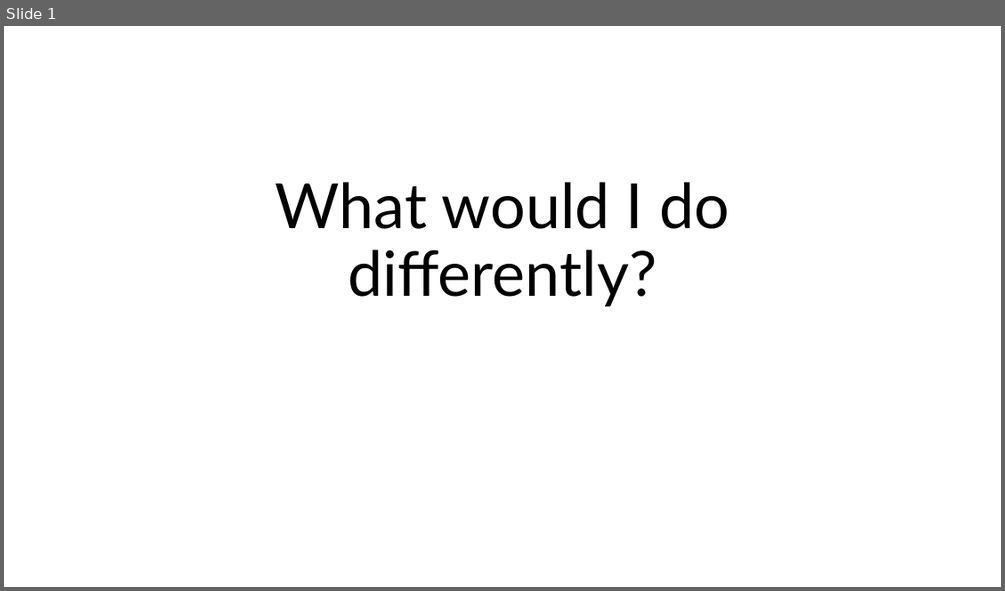
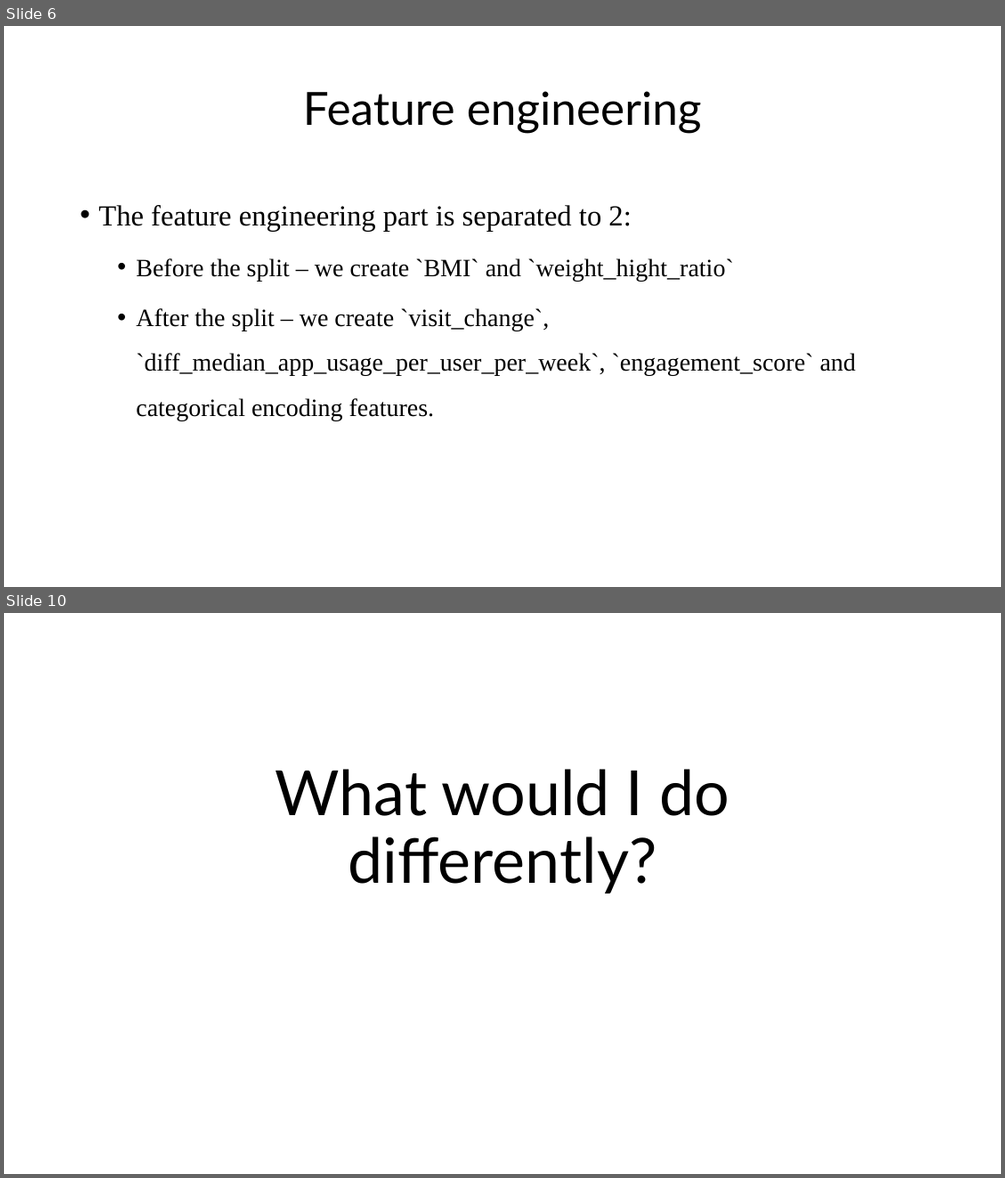
Before and after one commit to yotamdery/Predicting_Churn, a slide deck: Vi - Presentation.pptx. Shown one above the other, each under a label of ours: slide 1 before the commit, slides 6 and 10 after it; the slides between them are not shown. The pictures are 1005x591 and 1005x1178 pixels, drawn with LibreOffice and Linux fonts; fonts in the diff are those of the drawing. Boxes give left, top, right and bottom in pixels: in the first picture for what was removed or moved away, otherwise in the second. Text is boxed around its words. In the diff, an @@ line names an element or a change of style, - is before the commit and + after.

```diff
--- a/Vi - Presentation.pptx
+++ b/Vi - Presentation.pptx
@@ slide 6 added at (x1=4, y1=26, x2=1001, y2=587), background #FFFFFF @@
@@ title added at (x1=303, y1=91, x2=702, y2=133), 44 pt, text #000000 @@
+Feature engineering
@@ text added at (x1=98, y1=205, x2=856, y2=420), 24 pt, text #000000 @@
+• The feature engineering part is separated to 2:
+  • Before the split – we create `BMI` and `weight_hight_ratio`
+  • After the split – we create `visit_change`, `diff_median_app_usage_per_user_per_week`, `engagement_score` and categorical encoding features.
@@ what was slide 1 is now slide 10 @@
```
Also in this commit, not shown: 4 slides changed, 9 other slides added.
